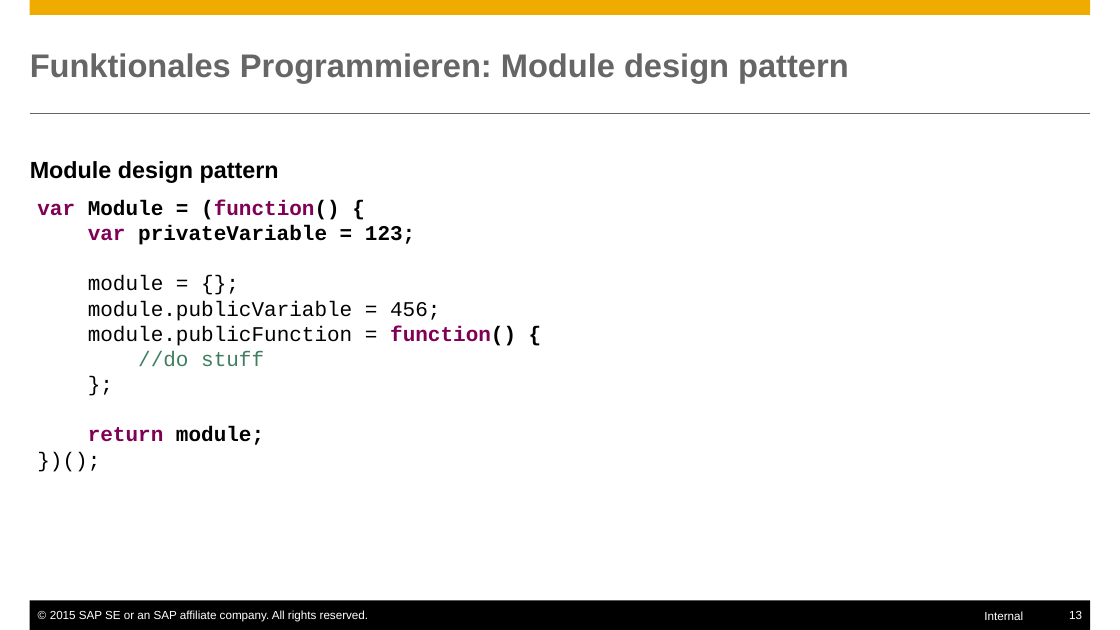
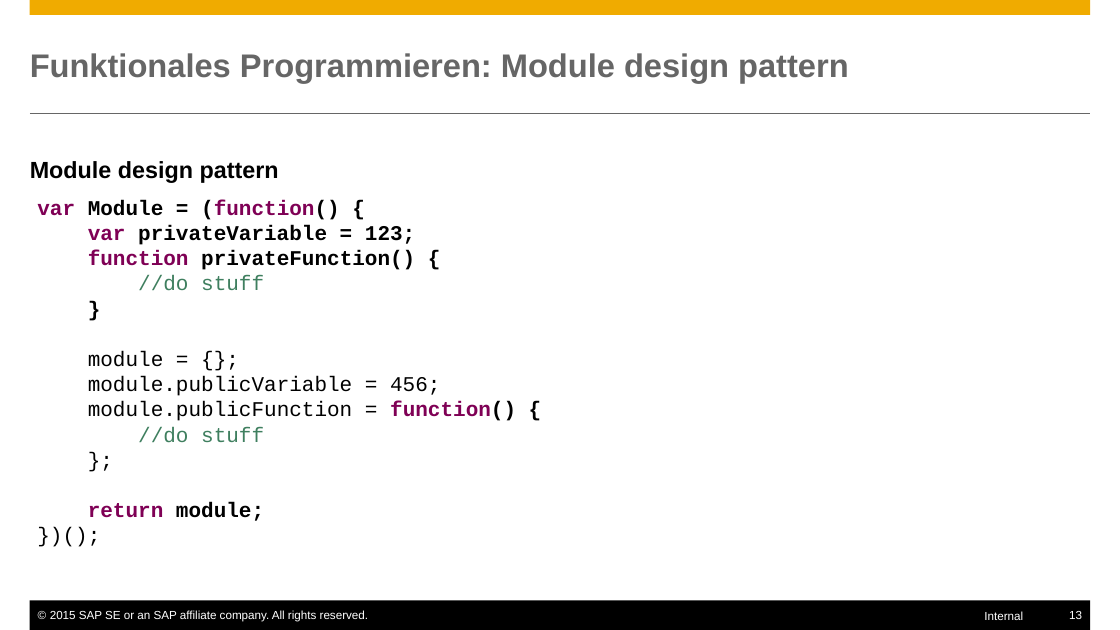
Before and after one commit to ofrendo/JSCrossCourse, a slide deck: slide 13 of OllisTeile.pptx. Drawn at 1120x630 pixels with LibreOffice and Linux fonts; fonts in the diff are those of the drawing. Boxes give left, top, right and bottom in pixels: in the first picture for what was removed or moved away, otherwise in the second. Text is boxed around its words. In the diff, an @@ line names an element or a change of style, - is before the commit and + after.

```diff
--- a/OllisTeile.pptx
+++ b/OllisTeile.pptx
@@ text at bbox=[88, 250, 415, 291]: paragraph added @@
+function privateFunction() {
+//do stuff
+}
```
Also in this commit, not shown: 3 other slides changed, 5 other files.
